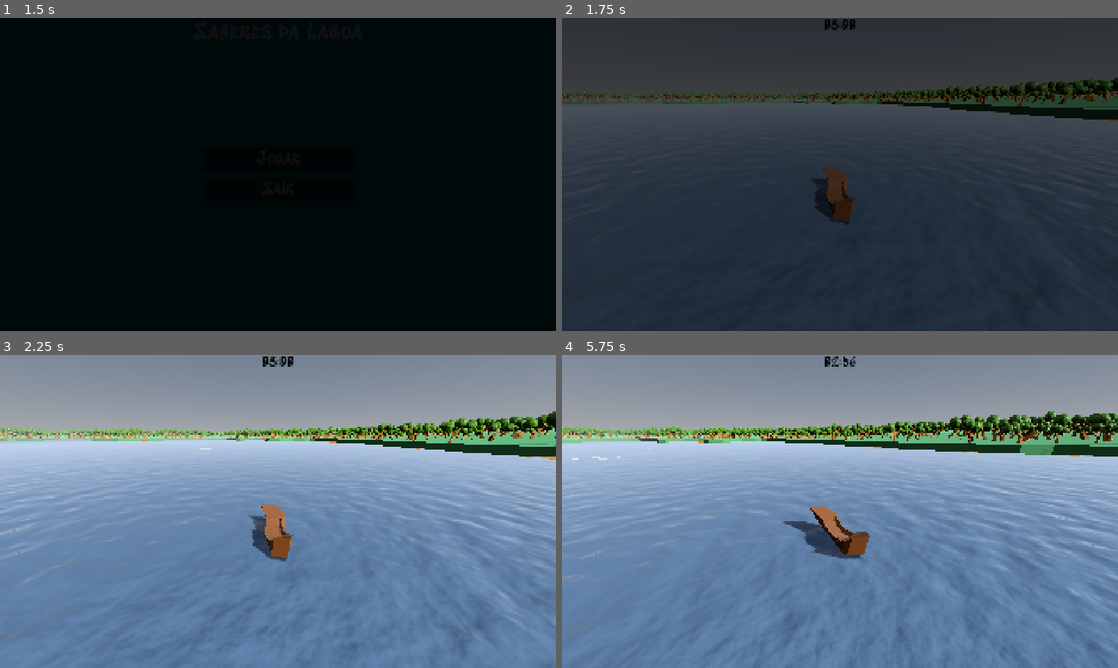
Above: before the commit, frames 1-4 (two rows, left to right).
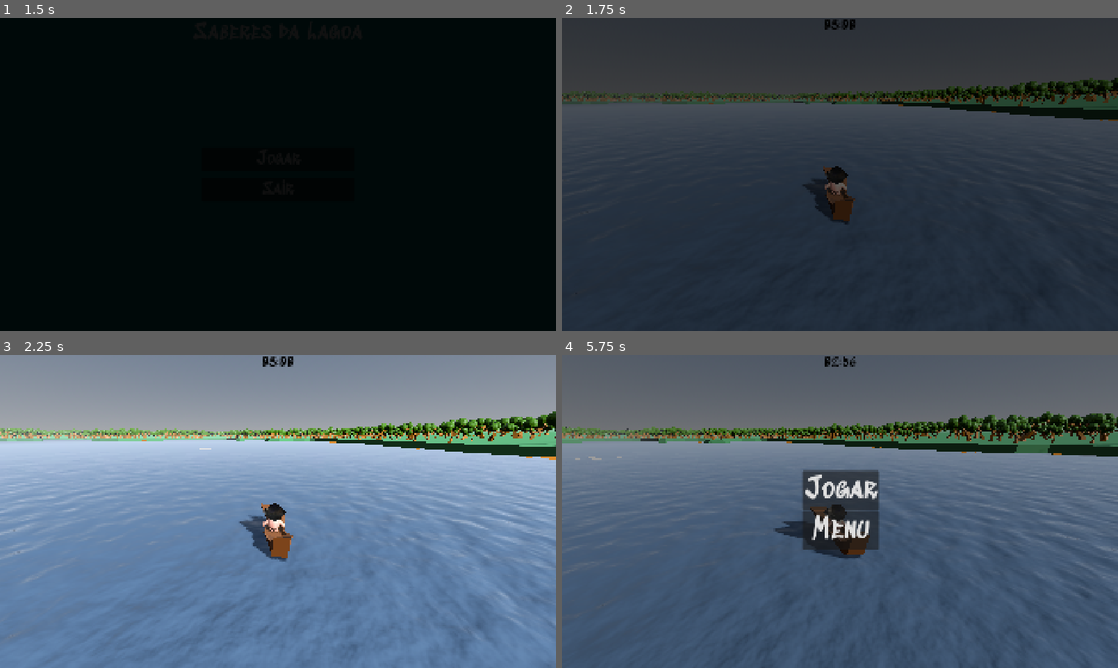
Above: after the commit, the same moments.

Repository: Felipe-Aragao/JogoCG
Game: Godot game, scene res://scenes/menu/menu_principal.tscn
The game is run twice, just before and just after one commit, with the same random seed, the same clock (stepped at 60 frames per second) and the same inputs. Sound files missing from this copy of the repository are replaced by a short silence.
Inputs (mouse positions are in pixels of both pictures, inside the frame that each line leads up to):
- Up to frame 1 (1.5 s): click "Jogar" at 0.5 s; click "Jogar" at 1.25 s
- Up to frame 2 (1.75 s): no input
- Up to frame 3 (2.25 s): tap Enter (interagir) at 2 s; move the mouse to (400, 495) at 2.02 s; hold D (move_right) from 2.03 s (still down); hold Enter (interagir) from 2.03 s (still down)
- Up to frame 4 (5.75 s): tap Space (jump) at 2.27, 3.02, 4.52, 5.27 s; move the mouse to (728, 527) at 2.77 s; release D (move_right) at 2.78 s; release Enter (interagir) at 2.78 s; hold S (move_down) 2.78-3.53 s; click (728, 527) at 2.85 s; move the mouse to (851, 505) at 3.52 s; hold W (move_up) from 3.53 s (still down); tap Q at 3.6 s; move the mouse to (834, 517) at 4.27 s; tap E at 4.35 s; move the mouse to (878, 514) at 5.02 s; tap F at 5.1 s; tap Escape (ui_cancel) at 5.65 s

Frame 1 is identical in both runs. In frame 2, 0.3% of the frame differs, in the area x 43-52%, y 47-57%; in frame 3, 0.3%; in frame 4, 97%, in the area x 0-100%, y 0-100%.

Commit message:
Game over e personagem

Diff:
--- /dev/null
+++ b/scenes/MinigamePesca.tscn
@@ -0,0 +1,48 @@
+[gd_scene format=3 uid="uid://dj60qw0h3f32k"]
+
+[ext_resource type="Script" uid="uid://cxwlkcwfotcre" path="res://scenes/minigames/minigame_pesca.gd" id="1_minigame"]
+[ext_resource type="Texture2D" uid="uid://mc7exqx61k0" path="res://assets/keyboard/Dark/Space_Key_Dark.png" id="2_space"]
+
+[node name="MinigamePesca" type="CanvasLayer" unique_id=1435791735]
+script = ExtResource("1_minigame")
+
+[node name="Barra" type="ColorRect" parent="." unique_id=1750358185]
+anchors_preset = 8
+anchor_left = 0.5
+anchor_top = 0.5
+anchor_right = 0.5
+anchor_bottom = 0.5
+offset_left = -200.0
+offset_top = -20.0
+offset_right = 200.0
+offset_bottom = 20.0
+grow_horizontal = 2
+grow_vertical = 2
+color = Color(0.47782934, 0.2434566, 0.026411027, 1)
+
+[node name="ZonaAlvo" type="ColorRect" parent="Barra" unique_id=2047649898]
+layout_mode = 0
+offset_right = 60.0
+offset_bottom = 40.0
+color = Color(0.3317765, 0.4795689, 0.17870566, 1)
+
+[node name="Cursor" type="ColorRect" parent="Barra" unique_id=548331020]
+layout_mode = 0
+offset_right = 10.0
+offset_bottom = 40.0
+
+[node name="IconeEspaco" type="TextureRect" parent="." unique_id=884736251]
+anchors_preset = 8
+anchor_left = 0.5
+anchor_top = 0.5
+anchor_right = 0.5
+anchor_bottom = 0.5
+offset_left = -64.0
+offset_top = 32.0
+offset_right = 64.0
+offset_bottom = 112.0
+grow_horizontal = 2
+grow_vertical = 2
+texture = ExtResource("2_space")
+expand_mode = 1
+stretch_mode = 5
--- /dev/null
+++ b/scenes/MinigameSururu.tscn
@@ -0,0 +1,50 @@
+[gd_scene format=3 uid="uid://cwxmxd3wks4c6"]
+
+[ext_resource type="Script" path="res://scenes/minigame_sururu.gd" id="1_sururu_mg"]
+
+[node name="MinigameSururu" type="CanvasLayer" unique_id=582821106]
+script = ExtResource("1_sururu_mg")
+
+[node name="HBoxContainer" type="HBoxContainer" parent="." unique_id=168859764]
+anchors_preset = 8
+anchor_left = 0.5
+anchor_top = 0.5
+anchor_right = 0.5
+anchor_bottom = 0.5
+offset_left = -184.0
+offset_top = -32.0
+offset_right = 184.0
+offset_bottom = 32.0
+grow_horizontal = 2
+grow_vertical = 2
+theme_override_constants/separation = 12
+
+[node name="Tecla1" type="TextureRect" parent="HBoxContainer" unique_id=1929605561]
+custom_minimum_size = Vector2(64, 64)
+layout_mode = 2
+expand_mode = 1
+stretch_mode = 5
+
+[node name="Tecla2" type="TextureRect" parent="HBoxContainer" unique_id=157659636]
+custom_minimum_size = Vector2(64, 64)
+layout_mode = 2
+expand_mode = 1
+stretch_mode = 5
+
+[node name="Tecla3" type="TextureRect" parent="HBoxContainer" unique_id=806244076]
+custom_minimum_size = Vector2(64, 64)
+layout_mode = 2
+expand_mode = 1
+stretch_mode = 5
+
+[node name="Tecla4" type="TextureRect" parent="HBoxContainer" unique_id=2036332070]
+custom_minimum_size = Vector2(64, 64)
+layout_mode = 2
+expand_mode = 1
+stretch_mode = 5
+
+[node name="Tecla5" type="TextureRect" parent="HBoxContainer" unique_id=2031211501]
+custom_minimum_size = Vector2(64, 64)
+layout_mode = 2
+expand_mode = 1
+stretch_mode = 5
--- /dev/null
+++ b/scenes/PontoPesca.tscn
@@ -0,0 +1,53 @@
+[gd_scene format=3 uid="uid://dk735pkexjm6k"]
+
+[ext_resource type="Script" path="res://scenes/ponto_pesca.gd" id="1_pesca"]
+[ext_resource type="Texture2D" uid="uid://mc7exqx61k0" path="res://assets/keyboard/Dark/Space_Key_Dark.png" id="2_space"]
+
+[sub_resource type="CylinderShape3D" id="CylinderShape3D_spd14"]
+height = 3.0
+radius = 3.0
+
+[sub_resource type="TorusMesh" id="TorusMesh_o0c2l"]
+inner_radius = 1.924
+outer_radius = 2.5
+
+[sub_resource type="StandardMaterial3D" id="StandardMaterial3D_r3eg6"]
+render_priority = 1
+transparency = 1
+cull_mode = 2
+depth_draw_mode = 1
+shading_mode = 0
+albedo_color = Color(0.9, 0.9, 0.9, 0.95686275)
+
+[node name="Node3D" type="Node3D" unique_id=1341076110]
+script = ExtResource("1_pesca")
+
+[node name="pesca" type="Area3D" parent="." unique_id=1278876016]
+
+[node name="CollisionShape3D" type="CollisionShape3D" parent="pesca" unique_id=955869835]
+transform = Transform3D(1, 0, 0, 0, 1, 0, 0, 0, 1, 0, 0.5, 0)
+shape = SubResource("CylinderShape3D_spd14")
+
+[node name="MeshInstance3D" type="MeshInstance3D" parent="pesca" unique_id=521268730]
+transform = Transform3D(1.22, 0, 0, 0, 0.25, 0, 0, 0, 1.22, 0, 0, 0)
+mesh = SubResource("TorusMesh_o0c2l")
+surface_material_override/0 = SubResource("StandardMaterial3D_r3eg6")
+
+[node name="AvisoUI" type="CanvasLayer" parent="." unique_id=192837465]
+visible = false
+
+[node name="IconeEspaco" type="TextureRect" parent="AvisoUI" unique_id=192837466]
+anchors_preset = 7
+anchor_left = 0.5
+anchor_top = 1.0
+anchor_right = 0.5
+anchor_bottom = 1.0
+offset_left = -64.0
+offset_top = -120.0
+offset_right = 64.0
+offset_bottom = -40.0
+grow_horizontal = 2
+grow_vertical = 0
+texture = ExtResource("2_space")
+expand_mode = 1
+stretch_mode = 5
--- /dev/null
+++ b/scenes/PontoSururu.tscn
@@ -0,0 +1,53 @@
+[gd_scene format=3 uid="uid://b28dtw7rnwj4"]
+
+[ext_resource type="Script" path="res://scenes/ponto_sururu.gd" id="1_sururu"]
+[ext_resource type="Texture2D" uid="uid://mc7exqx61k0" path="res://assets/keyboard/Dark/Space_Key_Dark.png" id="2_space"]
+
+[sub_resource type="CylinderShape3D" id="CylinderShape3D_sururu"]
+height = 3.0
+radius = 3.0
+
+[sub_resource type="TorusMesh" id="TorusMesh_sururu"]
+inner_radius = 1.924
+outer_radius = 2.5
+
+[sub_resource type="StandardMaterial3D" id="StandardMaterial3D_sururu"]
+render_priority = 1
+transparency = 1
+cull_mode = 2
+depth_draw_mode = 1
+shading_mode = 0
+albedo_color = Color(0.88, 0.55, 0.18, 0.95686275)
+
+[node name="PontoSururu" type="Node3D" unique_id=1413270011]
+script = ExtResource("1_sururu")
+
+[node name="pesca" type="Area3D" parent="." unique_id=1696667621]
+
+[node name="CollisionShape3D" type="CollisionShape3D" parent="pesca" unique_id=1958100502]
+transform = Transform3D(1, 0, 0, 0, 1, 0, 0, 0, 1, 0, 0.5, 0)
+shape = SubResource("CylinderShape3D_sururu")
+
+[node name="MeshInstance3D" type="MeshInstance3D" parent="pesca" unique_id=1931325921]
+transform = Transform3D(1.22, 0, 0, 0, 0.25, 0, 0, 0, 1.22, 0, 0, 0)
+mesh = SubResource("TorusMesh_sururu")
+surface_material_override/0 = SubResource("StandardMaterial3D_sururu")
+
+[node name="AvisoUI" type="CanvasLayer" parent="." unique_id=1533868432]
+visible = false
+
+[node name="IconeEspaco" type="TextureRect" parent="AvisoUI" unique_id=630974310]
+anchors_preset = 7
+anchor_left = 0.5
+anchor_top = 1.0
+anchor_right = 0.5
+anchor_bottom = 1.0
+offset_left = -64.0
+offset_top = -120.0
+offset_right = 64.0
+offset_bottom = -40.0
+grow_horizontal = 2
+grow_vertical = 0
+texture = ExtResource("2_space")
+expand_mode = 1
+stretch_mode = 5
--- a/scenes/barco/barco.tscn
+++ b/scenes/barco/barco.tscn
@@ -2,7 +2,9 @@
 
 [ext_resource type="Script" uid="uid://bn1haw03bfnyq" path="res://scenes/barco/barco.gd" id="1_3hvaf"]
 [ext_resource type="PackedScene" uid="uid://bc0p8r24ce58j" path="res://models/boat/barco2.glb" id="2_3hvaf"]
-[ext_resource type="AudioStream" path="res://sounds/row.wav" id="3_rowing"]
+[ext_resource type="PackedScene" uid="uid://d2q1s6wflhom0" path="res://models/personagens/personagem.glb" id="2_5it4q"]
+[ext_resource type="AudioStream" uid="uid://bdei7yhf68kab" path="res://sounds/row.wav" id="3_rowing"]
+[ext_resource type="PackedScene" uid="uid://bqnyjghsxpefw" path="res://scenes/menu/menu_pausa.tscn" id="5_v7qlg"]
 
 [sub_resource type="CapsuleShape3D" id="CapsuleShape3D_yqjtg"]
 radius = 1.1943359
@@ -26,9 +28,14 @@
 [node name="BoatSkin" type="Node3D" parent="." unique_id=2080078046]
 unique_name_in_owner = true
 
+[node name="personagem" parent="BoatSkin" unique_id=524562696 instance=ExtResource("2_5it4q")]
+transform = Transform3D(0.60875094, -0.039016988, 0, 0.039016988, 0.60875094, 0, 0, 0, 0.61, 0.2716452, 1.6265745, 0)
+
 [node name="BarcoModelo" parent="BoatSkin" unique_id=117858611 instance=ExtResource("2_3hvaf")]
 transform = Transform3D(-4.371139e-08, 0, -1, 0, 1, 0, 1, 0, -4.371139e-08, 0, 0, 0)
 
 [node name="SomRemo" type="AudioStreamPlayer" parent="." unique_id=2080078047]
 stream = ExtResource("3_rowing")
 volume_db = -6.0
+
+[node name="CanvasLayer" parent="." unique_id=278671659 instance=ExtResource("5_v7qlg")]
--- a/scenes/fechamento/fechamentos.gd
+++ b/scenes/fechamento/fechamentos.gd
@@ -6,13 +6,14 @@
 @onready var confirma = $"MarginContainer/VBoxContainer/ButtonAvançar/confirma"
 @onready var lucro = $MarginContainer/VBoxContainer/Lucro
 @onready var feedback = $MarginContainer/VBoxContainer/Feedback
+@onready var click = $ClickSound
 var custoAluguel: float = Global.dinheiro*4/10
-
+var custoFixo: float = 15.0
 # Called when the node enters the scene tree for the first time.
 func _ready() -> void:
 	confirma.text = "Confirmar"
 	saldos.text = "--- FECHAMENTO DO DIA ---\nSaldo Inicial do Dia: R$ %.2f\nSaldo Atual: R$ %.2f" % [Global.dinheiroInicioDia, Global.dinheiro]
-	custos.text = "O aluguel da tenda custa no mínimo R$ %.2f.\nDigite quanto você vai pagar:" % custoAluguel
+	custos.text = "O aluguel da tenda custa no mínimo R$ %.2f. O seu custo fixo é de R$ %d\nDigite quanto você vai pagar:" % [custoAluguel, custoFixo]
 	aluguel.placeholder_text = "Valor pago no aluguel"
 	faturamento.placeholder_text = "Calcule o faturamento"
 	lucro.placeholder_text = "Calcule o lucro"
@@ -23,6 +24,7 @@
 
 
 func _on_button_avançar_pressed() -> void:
+	click.play()
 	var valor_pago = float(aluguel.text.strip_edges().replace(",", "."))
 	var faturamento_usuario = float(faturamento.text.strip_edges().replace(",", "."))
 	var lucro_usuario = float(lucro.text.strip_edges().replace(",", "."))
@@ -31,8 +33,8 @@
 	var lucro_real = faturamento_real - valor_pago
 
 	#Aluguel
-	if valor_pago < custoAluguel:
-		feedback.text = "O dono da tenda não aceita menos de R$ %.2f!" % custoAluguel
+	if valor_pago < custoAluguel + custoFixo:
+		feedback.text = "Custos errados!"
 		return
 
 	#Faturamento = Saldo Atual - Saldo Inicial
@@ -47,6 +49,9 @@
 
 	# Acertou
 	Global.dinheiro -= valor_pago
+	if Global.dinheiro < 0:
+			Transicao.mudar_cena("res://scenes/menu/menu_over.tscn")
+			return
 	Global.dinheiroInicioDia = Global.dinheiro
 	Global.diaAtual += 1
 
--- a/scenes/fechamento/fechamentos.tscn
+++ b/scenes/fechamento/fechamentos.tscn
@@ -2,6 +2,7 @@
 
 [ext_resource type="Script" uid="uid://br476kk3hmoiu" path="res://scenes/fechamento/fechamentos.gd" id="1_4ullw"]
 [ext_resource type="FontFile" uid="uid://0lxqlx4d0550" path="res://fontes/SedgwickAveDisplay-Regular.ttf" id="2_2r7nw"]
+[ext_resource type="AudioStream" uid="uid://bwmx7luuknowg" path="res://sounds/no.wav" id="3_re1qs"]
 
 [node name="Control" type="Control" unique_id=1980164859]
 layout_mode = 3
@@ -96,4 +97,7 @@
 theme_override_fonts/font = ExtResource("2_2r7nw")
 theme_override_font_sizes/font_size = 25
 
+[node name="ClickSound" type="AudioStreamPlayer" parent="." unique_id=1527834836]
+stream = ExtResource("3_re1qs")
+
 [connection signal="pressed" from="MarginContainer/VBoxContainer/ButtonAvançar" to="." method="_on_button_avançar_pressed"]
--- /dev/null
+++ b/scenes/menu/menu_over.gd
@@ -0,0 +1,36 @@
+extends Control
+@onready var over = $SoundOver
+func _ready() -> void:
+	over.play()
+	modulate.a = 0.0
+
+	var tween_in = create_tween()
+	tween_in.tween_property(self, "modulate:a", 1.0, 1.5)
+
+	# 3. Espera a animação de entrada terminar, e depois aguarda os 5 segundos exigidos
+	await tween_in.finished
+	await get_tree().create_timer(5.0).timeout
+
+	# 4. Fade-out: Anima o canal Alpha de 1.0 de volta para 0.0
+	var tween_out = create_tween()
+	tween_out.tween_property(self, "modulate:a", 0.0, 5)
+
+	# 5. Espera o escurecimento terminar para não cortar a cena bruscamente
+	await tween_out.finished
+
+	# 6. Prepara o jogo para recomeçar limpando o Singleton
+	resetar_dados_globais()
+
+	# 7. Volta para o Menu Principal
+	get_tree().change_scene_to_file("res://scenes/menu/menu_principal.tscn")
+
+# Função vital de Engenharia de Software: Restaurar o Estado Inicial
+func resetar_dados_globais() -> void:
+	Global.dinheiro = 0.0 # ou o seu valor inicial padrão
+	Global.diaAtual = 1
+	Global.venda = false
+	Global.sururuEstoque = 0
+	Global.carapebaEstoque = 0
+	Global.tainhaEstoque = 0
+	Global.tilapiaEstoque = 0
+	Global.bagreEstoque = 0
--- /dev/null
+++ b/scenes/menu/menu_over.tscn
@@ -0,0 +1,46 @@
+[gd_scene format=3 uid="uid://dldls8ncrbwp6"]
+
+[ext_resource type="Script" uid="uid://b31tkuc0ny3wm" path="res://scenes/menu/menu_over.gd" id="1_hkxjf"]
+[ext_resource type="FontFile" uid="uid://0lxqlx4d0550" path="res://fontes/SedgwickAveDisplay-Regular.ttf" id="2_wflv2"]
+[ext_resource type="AudioStream" uid="uid://baecwfevd4dqs" path="res://sounds/soundtrack/gameOverSoundtrack.wav" id="3_wflv2"]
+
+[node name="Control" type="Control" unique_id=1192284861]
+layout_mode = 3
+anchors_preset = 15
+anchor_right = 1.0
+anchor_bottom = 1.0
+grow_horizontal = 2
+grow_vertical = 2
+script = ExtResource("1_hkxjf")
+
+[node name="ColorRect" type="ColorRect" parent="." unique_id=1567934713]
+layout_mode = 0
+offset_right = 1927.0
+offset_bottom = 1082.0
+color = Color(0, 0, 0, 1)
+
+[node name="MarginContainer" type="MarginContainer" parent="ColorRect" unique_id=1561971880]
+layout_mode = 1
+anchors_preset = 13
+anchor_left = 0.5
+anchor_right = 0.5
+anchor_bottom = 1.0
+grow_horizontal = 2
+grow_vertical = 2
+
+[node name="VBoxContainer" type="VBoxContainer" parent="ColorRect/MarginContainer" unique_id=276391259]
+layout_mode = 2
+
+[node name="gameOver" type="Label" parent="ColorRect/MarginContainer/VBoxContainer" unique_id=164072686]
+layout_mode = 2
+size_flags_horizontal = 4
+size_flags_vertical = 6
+theme_override_colors/font_color = Color(0.9764706, 0.003921569, 0, 1)
+theme_override_fonts/font = ExtResource("2_wflv2")
+theme_override_font_sizes/font_size = 90
+text = "GAME OVER:
+VOCÊ SE ENDIVIDOU E PERDEU A TENDA"
+horizontal_alignment = 1
+
+[node name="SoundOver" type="AudioStreamPlayer" parent="." unique_id=828544791]
+stream = ExtResource("3_wflv2")
--- /dev/null
+++ b/scenes/menu/menu_pausa.gd
@@ -0,0 +1,29 @@
+extends CanvasLayer
+@onready var click = $ClickSound
+func _ready() -> void:
+	# O menu já nasce invisível sem precisar que outros scripts mandem
+	hide()
+
+# Ele mesmo escuta o teclado, independentemente da cena onde for colocado
+func _unhandled_input(event: InputEvent) -> void:
+	if event.is_action_pressed("ui_cancel") and not Global.venda:
+		alternar_pausa()
+
+func alternar_pausa() -> void:
+	if get_tree().paused:
+		get_tree().paused = false
+		hide()
+		Input.mouse_mode = Input.MOUSE_MODE_CAPTURED
+	else:
+		get_tree().paused = true
+		show()
+		Input.mouse_mode = Input.MOUSE_MODE_VISIBLE
+
+func _on_button_jogar_pressed() -> void:
+	click.play()
+	alternar_pausa()
+
+func _on_button_menu_pressed() -> void:
+	get_tree().paused = false
+	Input.mouse_mode = Input.MOUSE_MODE_VISIBLE
+	Transicao.mudar_cena("res://scenes/menu/menu_principal.tscn")
--- /dev/null
+++ b/scenes/menu/menu_pausa.tscn
@@ -0,0 +1,60 @@
+[gd_scene format=3 uid="uid://bqnyjghsxpefw"]
+
+[ext_resource type="Script" uid="uid://jd6478iq3gns" path="res://scenes/menu/menu_pausa.gd" id="1_bdoxg"]
+[ext_resource type="FontFile" uid="uid://0lxqlx4d0550" path="res://fontes/SedgwickAveDisplay-Regular.ttf" id="2_48u1o"]
+[ext_resource type="AudioStream" uid="uid://dm7kcpxkipwb" path="res://sounds/clickSound.wav" id="3_bdoxg"]
+
+[node name="CanvasLayer" type="CanvasLayer" unique_id=278671659]
+script = ExtResource("1_bdoxg")
+
+[node name="MenuPausa" type="Control" parent="." unique_id=176837946]
+process_mode = 3
+layout_mode = 3
+anchors_preset = 0
+offset_right = 1925.0
+offset_bottom = 1070.0
+size_flags_horizontal = 3
+size_flags_vertical = 3
+
+[node name="ColorRect" type="ColorRect" parent="MenuPausa" unique_id=1035227721]
+layout_mode = 1
+anchors_preset = 15
+anchor_right = 1.0
+anchor_bottom = 1.0
+offset_bottom = 12.0
+grow_horizontal = 2
+grow_vertical = 2
+color = Color(0, 0, 0, 0.32156864)
+
+[node name="VBoxContainer" type="VBoxContainer" parent="MenuPausa" unique_id=580661572]
+layout_mode = 1
+anchors_preset = 8
+anchor_left = 0.5
+anchor_top = 0.5
+anchor_right = 0.5
+anchor_bottom = 0.5
+offset_left = -36.0
+offset_top = -42.0
+offset_right = 36.0
+offset_bottom = 42.0
+grow_horizontal = 2
+grow_vertical = 2
+
+[node name="ButtonJogar" type="Button" parent="MenuPausa/VBoxContainer" unique_id=679857472]
+layout_mode = 2
+theme_override_fonts/font = ExtResource("2_48u1o")
+theme_override_font_sizes/font_size = 100
+text = "Jogar"
+
+[node name="ButtonMenu" type="Button" parent="MenuPausa/VBoxContainer" unique_id=907446055]
+layout_mode = 2
+theme_override_fonts/font = ExtResource("2_48u1o")
+theme_override_font_sizes/font_size = 100
+text = "Menu"
+
+[node name="ClickSound" type="AudioStreamPlayer" parent="." unique_id=719401566]
+stream = ExtResource("3_bdoxg")
+volume_db = -12.0
+
+[connection signal="pressed" from="MenuPausa/VBoxContainer/ButtonJogar" to="." method="_on_button_jogar_pressed"]
+[connection signal="pressed" from="MenuPausa/VBoxContainer/ButtonMenu" to="." method="_on_button_menu_pressed"]
--- a/scenes/mundo/mundo.tscn
+++ b/scenes/mundo/mundo.tscn
@@ -71,7 +71,7 @@
 [node name="CenaVendas" parent="CanvasLayer" unique_id=1240857978 instance=ExtResource("2_wajt0")]
 
 [node name="CharacterBody3D" parent="." unique_id=299560997 instance=ExtResource("3_kdk4d")]
-transform = Transform3D(-4.371139e-08, 0, 1, 0, 1, 0, -1, 0, -4.371139e-08, 2.9467297, 1.1254086, -2.7476888)
+transform = Transform3D(-1.6173214e-08, 0, 0.37, 0, 0.37, 0, -0.37, 0, -1.6173214e-08, 3.0332198, 1.2366362, -2.7476888)
 
 [node name="TendaLagoa2" parent="." unique_id=120857903 instance=ExtResource("4_giaku")]
 transform = Transform3D(1, 0, 0, 0, 1, 0, 0, 0, 1, -5.378886, -0.009536266, -2.7853818)
--- a/scenes/tenda/jogad.tscn
+++ b/scenes/tenda/jogad.tscn
@@ -3,6 +3,8 @@
 [ext_resource type="Script" uid="uid://bnmt1mqroj3i6" path="res://scenes/tenda/jogador.gd" id="1_8ci8k"]
 [ext_resource type="AudioStream" uid="uid://bc72fmpwpopde" path="res://sounds/grass.wav" id="2_67lp1"]
 [ext_resource type="AudioStream" uid="uid://cawq0c4e8dwy0" path="res://sounds/water.wav" id="3_1jl4f"]
+[ext_resource type="PackedScene" uid="uid://bqnyjghsxpefw" path="res://scenes/menu/menu_pausa.tscn" id="4_67lp1"]
+[ext_resource type="PackedScene" uid="uid://d2q1s6wflhom0" path="res://models/personagens/personagem.glb" id="5_1jl4f"]
 
 [sub_resource type="CapsuleShape3D" id="CapsuleShape3D_s575f"]
 
@@ -15,17 +17,23 @@
 som_agua = ExtResource("3_1jl4f")
 
 [node name="CollisionShape3D" type="CollisionShape3D" parent="." unique_id=391301665]
-transform = Transform3D(0.5, 0, 0, 0, 0.5, 0, 0, 0, 0.5, 0, -0.25253743, 0)
+transform = Transform3D(1.545, 0, 0, 0, 1.545, 0, 0, 0, 1.545, 0, -0.25253743, 0)
 shape = SubResource("CapsuleShape3D_s575f")
 
 [node name="MeshInstance3D" type="MeshInstance3D" parent="." unique_id=560570934]
 transform = Transform3D(0.7, 0, 0, 0, 0.7, 0, 0, 0, 0.7, 0, -0.13061523, 0)
+visible = false
 mesh = SubResource("CapsuleMesh_s575f")
 
 [node name="Camera3D" type="Camera3D" parent="." unique_id=1208314329]
-transform = Transform3D(1, 0, 0, 0, 1, 0, 0, 0, 1, -0.005, 0.23, 0.21)
+transform = Transform3D(1, 0, 0, 0, 1, 0, 0, 0, 1, -0.005, 0.12201594, -0.89795303)
 fov = 74.07965
 
 [node name="SomPassos" type="AudioStreamPlayer" parent="." unique_id=796503898]
 stream = ExtResource("2_67lp1")
 volume_db = -12.0
+
+[node name="CanvasLayer" parent="." unique_id=278671659 instance=ExtResource("4_67lp1")]
+
+[node name="personagem" parent="." unique_id=524562696 instance=ExtResource("5_1jl4f")]
+transform = Transform3D(-1, 0, -8.742278e-08, 0, 1, 0, 8.742278e-08, 0, -1, 0, 0, 0)
--- a/scenes/tenda/jogador.gd
+++ b/scenes/tenda/jogador.gd
@@ -14,6 +14,7 @@
 	# Esconde e prende o cursor no centro da tela
 	Input.mouse_mode = Input.MOUSE_MODE_CAPTURED
 
+
 func _unhandled_input(event):
 	if Global.venda : return
 	if event is InputEventMouseMotion:
@@ -24,10 +25,10 @@
 		# Trava a rotação da câmera para não capotar para trás
 		camera.rotation.x = clamp(camera.rotation.x, deg_to_rad(-80), deg_to_rad(80))
 
-	if event.is_action_pressed("ui_cancel"):
-		Input.mouse_mode = Input.MOUSE_MODE_VISIBLE
 
 func _physics_process(delta):
+	if Global.venda:
+		return
 	if global_position.y < -5.0:
 		# Reposiciona o jogador no ponto de origem
 		global_position = Vector3(0, 1, 0)
Binary file added: models/personagens/personagem.glb
Not shown, added: models/personagens/personagem.glb.import
Binary file added: models/personagens/personagem_Material Base Color.png
Not shown, added: models/personagens/personagem_Material Base Color.png.import
Binary file added: models/personagens/personagem_Material.png
Not shown, added: models/personagens/personagem_Material.png.import
Not shown, added: scenes/menu/menu_over.gd.uid
Not shown, added: scenes/menu/menu_pausa.gd.uid
Not shown: 1 places in scenes/tenda/vendas.tscn that only renumber resources
Not shown, changed: sounds/menuSound.wav.import
Not shown, changed: sounds/soundtrack/VendaSoundTrack.mp3.import
Not shown, added: sounds/soundtrack/gameOverSoundtrack.wav.import
(and 2 more such lines)
